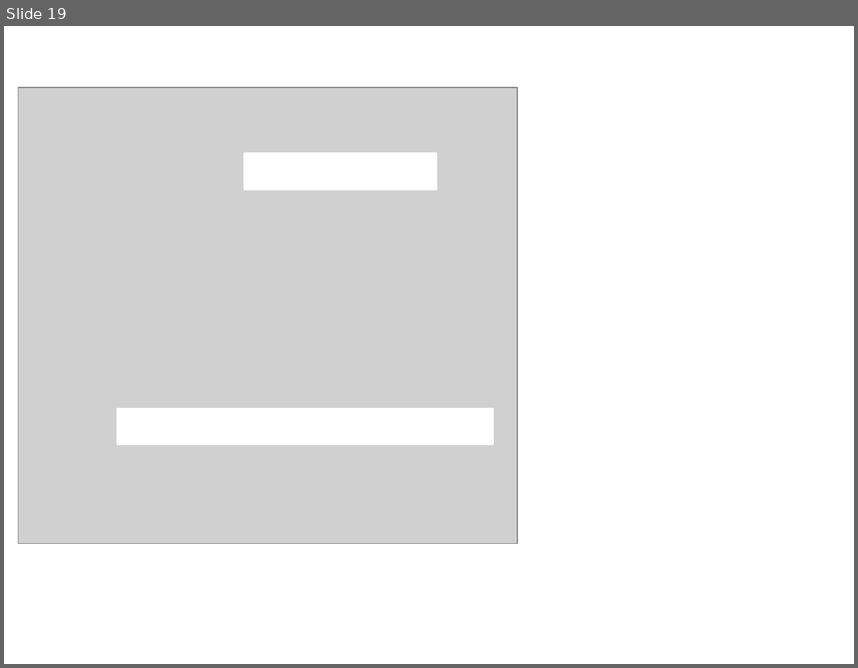
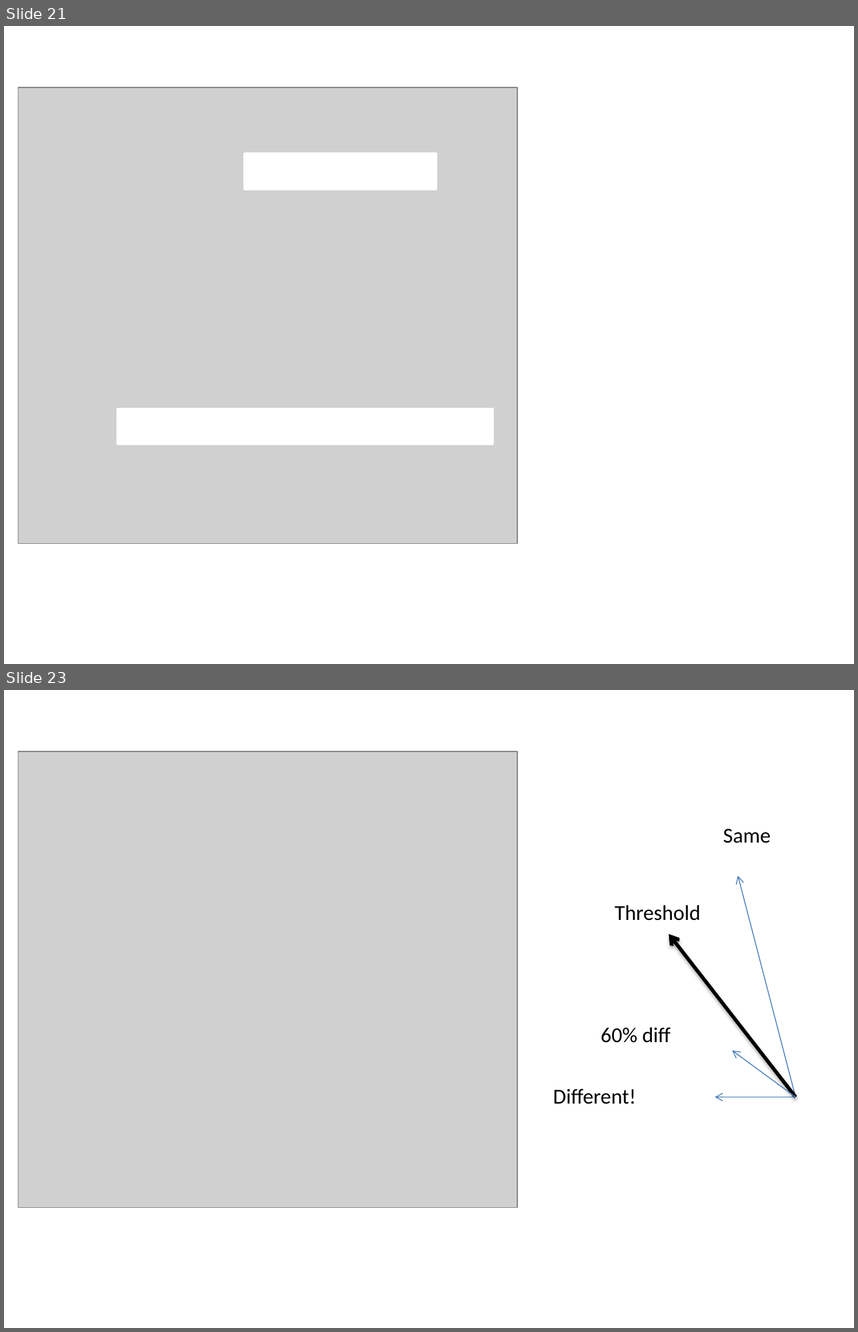
Before and after one commit to dbirman/repo, a slide deck: Grad School/monkey_frisem.pptx. Shown one above the other, each under a label of ours: slide 19 before the commit, slides 21 and 23 after it; the slides between them are not shown. The pictures are 858x668 and 858x1332 pixels, drawn with LibreOffice and Linux fonts; fonts in the diff are those of the drawing; grey boxes stand for pictures. Boxes give left, top, right and bottom in pixels: in the first picture for what was removed or moved away, otherwise in the second. Text is boxed around its words. In the diff, an @@ line names an element or a change of style, - is before the commit and + after.

```diff
--- a/Grad School/monkey_frisem.pptx
+++ b/Grad School/monkey_frisem.pptx
@@ slide 23 added at [4, 690, 854, 1328], background #FFFFFF @@
@@ picture added at [18, 751, 517, 1207] @@
@@ group added at [553, 829, 795, 1104]: 4 arrows, 4 texts @@
+Same
+Threshold
+60% diff
+Different!
@@ what was slide 19 is now slide 21 @@
```
Also in this commit, not shown: 1 slide changed, 7 other slides added, 2 slides removed.
